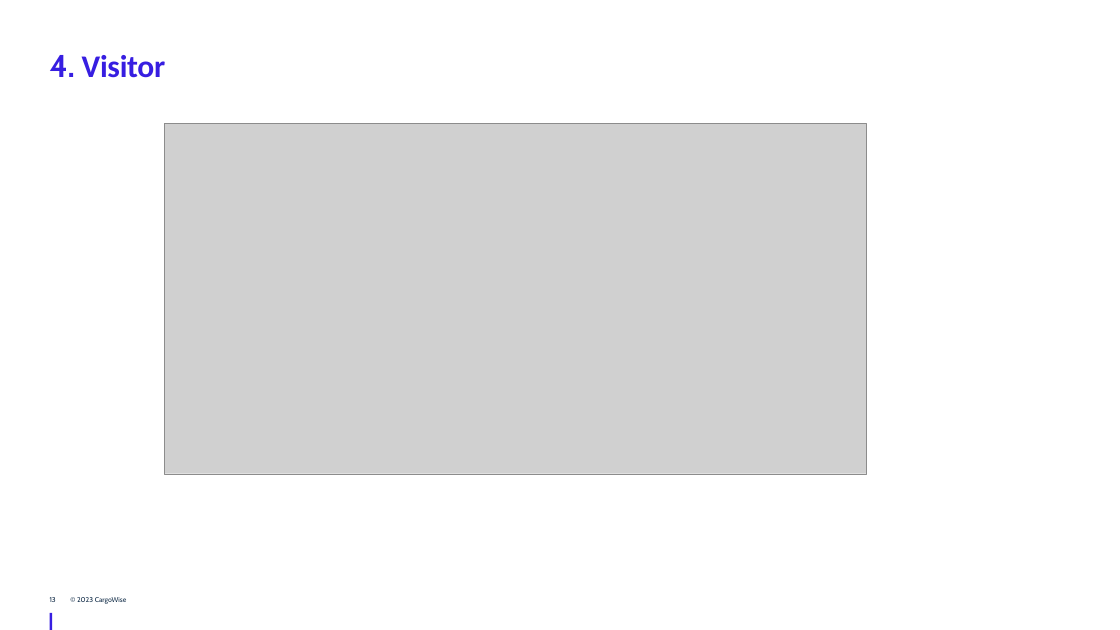
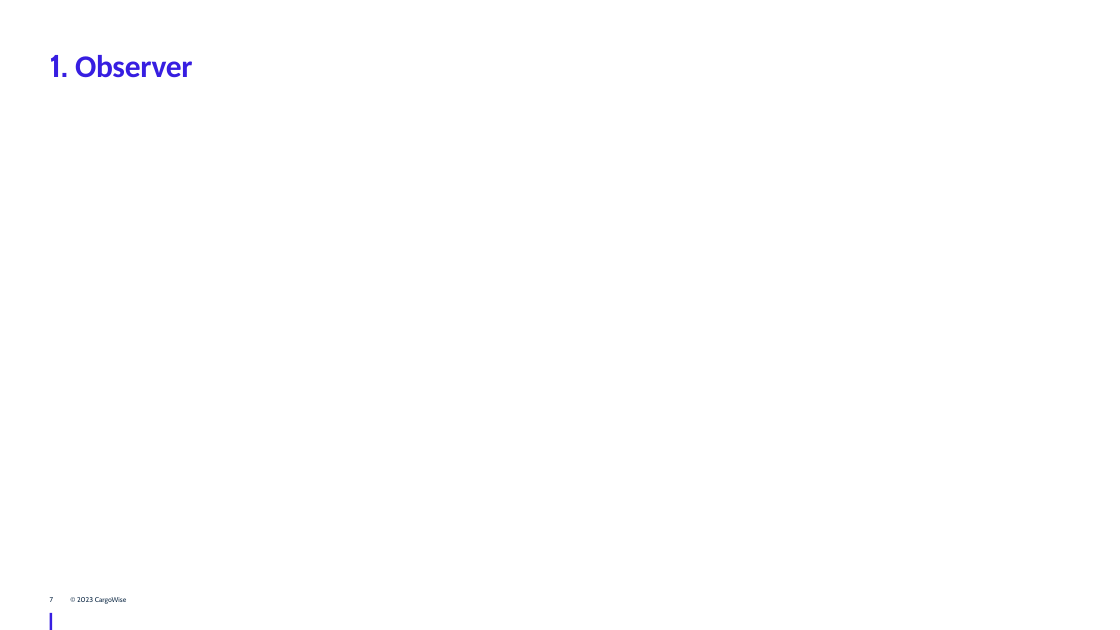
Before and after one commit to JingwenLi/DesignPatterns, a slide deck: slide 7 of DesignPatterns/Behavioral Design Patterns/Behavioral Design Patterns - WTG.pptx (slide 13 before the commit). Drawn at 1120x630 pixels with LibreOffice and Linux fonts; fonts in the diff are those of the drawing; grey boxes stand for pictures; background and template pictures are left out. Boxes give left, top, right and bottom in pixels: in the first picture for what was removed or moved away, otherwise in the second. Text is boxed around its words. In the diff, an @@ line names an element or a change of style, - is before the commit and + after.

```diff
--- a/DesignPatterns/Behavioral Design Patterns/Behavioral Design Patterns - WTG.pptx
+++ b/DesignPatterns/Behavioral Design Patterns/Behavioral Design Patterns - WTG.pptx
@@ title at <box>50,55,193,78</box>: text changed @@
-4. Visitor
+1. Observer
@@ picture removed at <box>165,123,866,474</box> @@
@@ page number at <box>50,597,54,602</box>: text changed @@
-13
+7
```
Also in this commit, not shown: 1 other slide changed, 5 slides removed, 5 other files.
